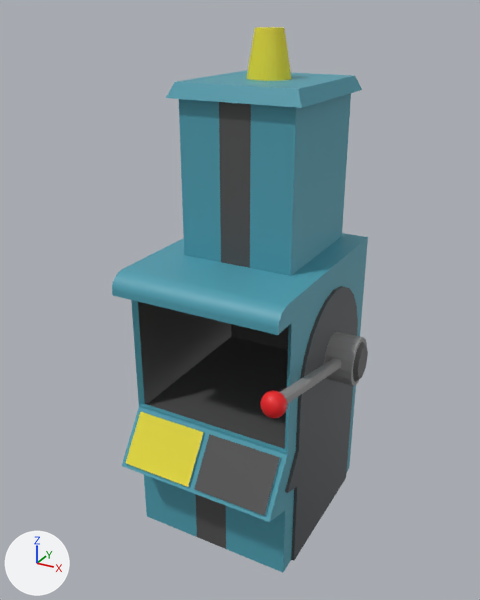
One commit to the FBX model Assets/Models/MACCHINARIO_zip/MacchinarioZip.fbx: the scene before it, then after it.
Camera for both pictures: a 50 mm camera at (1.93, -3.72, 3.48) aimed at (0.02, -0.24, 1.73). Arrows for +X, +Y and +Z are at lower left; the lights stay in place. Where no turn or scale is listed for an object, it has been applied to the vertices. Vertices at the same position are counted once.
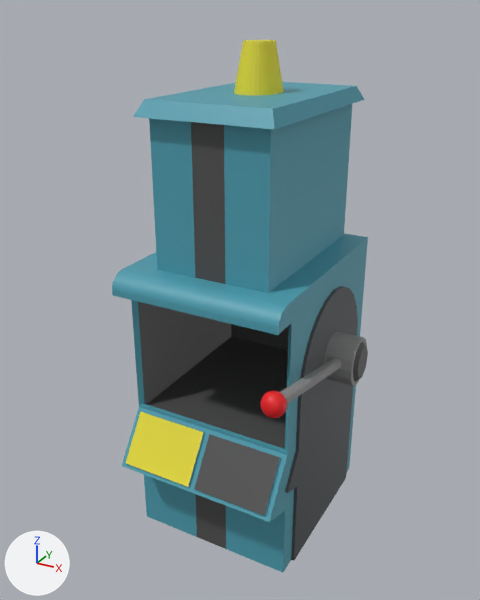
Pixel boxes [x1, y1, x2, y2] of what changed, in the pictures (480 x 600 px; the box of a moved part takes in the faces that stretch with it):
'Cube.001', reshaped, moved (18% wider)
    before: [166, 27, 362, 276]
    after: [133, 40, 365, 293]
part 2 of me_cube, moved or reshaped
    before: [136, 234, 362, 298]
    after: [136, 235, 362, 298]

The change, as a list of edits to the scene's bpy script:
```text
Change me_cube:
    used by ob_cube; location = (0.0, 0.0, 0.0)
    remove me_cube.from_pydata(...)  # 221 vertices, 154 faces; spans x -0.62..0.58, y -0.87..0.63, z 0.0..2.0
    add me_cube.from_pydata(...)  # 225 vertices, 153 faces; spans x -0.62..0.58, y -0.87..0.63, z 0.0..2.0
    me_cube part 2
    6 faces are deleted
    6 vertices move from x -0.37..0.12, y -0.3, z 1.97..2.0 to x -0.37..0.4, y -0.6..-0.3, z 1.97..2.0
    4 vertices are added at (-0.37, 0.6, 1.97), (0.4, 0.6, 1.97), (-0.37, 0.6, 2.0), (0.4, 0.6, 2.0)
    3 new faces join them, mat_material_004 (dark grey #525252)
    2 new faces join them, mat_material (cyan #4e9fb1)
Change me_cube_003:
    where me_cube_003.from_pydata(...)  # 168 vertices, 104 faces; spans x -0.439..0.439, y -0.462..0.503, z -1.149..0.271
    used by ob_cube_001; location = (0.015, 0.108, 3.096)
    me_cube_003 part 1: the whole mesh is multiplied about the mesh origin by the matrix ((1.0, 0.0, 0.0), (0.0, 1.398, 0.0), (0.0, 0.0, 1.0))
Change ob_cube_001:
    ob_cube_001.location: (0.015, 0.108, 3.096) -> (0.015, -0.031, 3.029)
```
